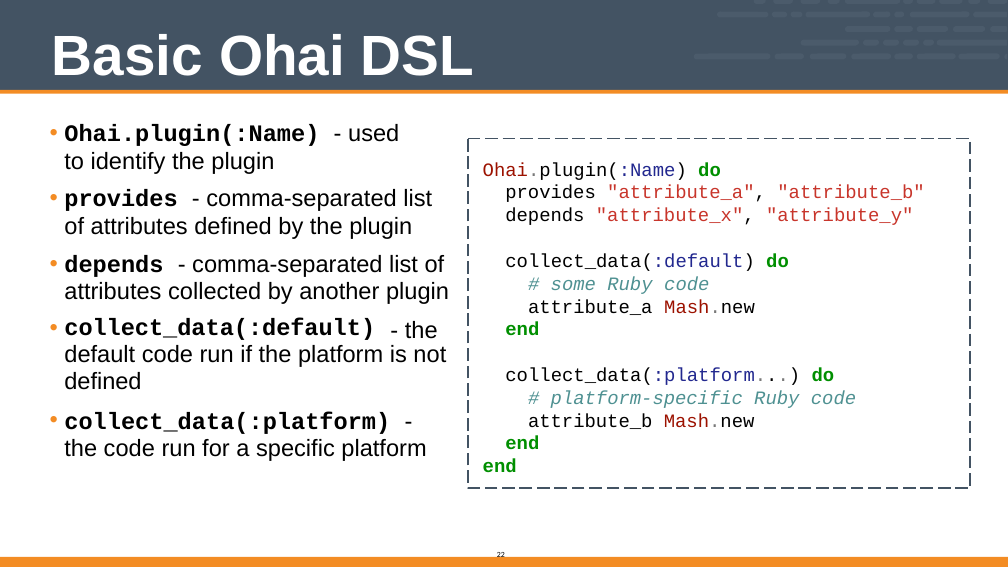
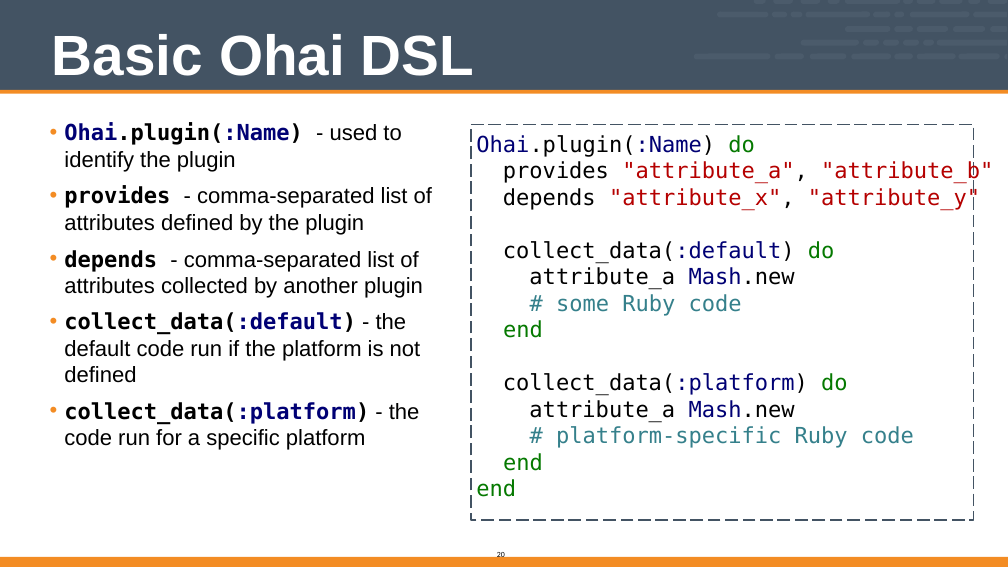
Before and after one commit to vinyar/chef-intermediate, a slide deck: slide 20 of Modules/06-Chef_Intermediate.pptx (slide 22 before the commit). Drawn at 1008x567 pixels with LibreOffice and Linux fonts; fonts in the diff are those of the drawing. Boxes give left, top, right and bottom in pixels: in the first picture for what was removed or moved away, otherwise in the second. Text is boxed around its words. In the diff, an @@ line names an element or a change of style, - is before the commit and + after.

```diff
--- a/Modules/06-Chef_Intermediate.pptx
+++ b/Modules/06-Chef_Intermediate.pptx
@@ text at box(64, 122, 432, 450): size 30 to 28 pt in "Ohai.plugin(:Name) - used to identify the plugin", "provides - comma-separated list of attributes defined ...", "depends - comma-separated list of attributes collected ...", "collect_data(:platform) - the code run for a ..."; font Courier New to DejaVu Sans Mono in "Ohai.plugin(:Name)", "provides", "depends", "collect_data(:platform)"; text colour #000000 to #000074 in "Ohai.plugin(:Name)", "collect_data(:platform)"; letter spacing -0.1 to 0 pt in "the for specific platform"; line spacing 35pt to 1; less space between paragraphs @@
@@ freeform shape: place and size @@
-freeform shape at box(468, 138, 970, 488)
+freeform shape at box(471, 124, 973, 519)
@@ text added at box(476, 135, 993, 497), 28 pt, text #000000 @@
+Ohai.plugin(:Name) do
+provides "attribute_a", "attribute_b"
+depends "attribute_x", "attribute_y"
+collect_data(:default) do
+attribute_a Mash.new
+# some Ruby code
+end
+collect_data(:platform) do
+attribute_a Mash.new
+# platform-specific Ruby code
+end
+end
@@ text removed at box(483, 162, 924, 225) @@
-Ohai.plugin(:Name) do
-provides "attribute_a", "attribute_b" depends "attribute_x", "attribute_y"
@@ text removed at box(505, 254, 789, 294) @@
-collect_data(:default) do
-# some Ruby
@@ text removed at box(505, 299, 652, 336) @@
-attribute_a
-end
@@ text removed at box(664, 276, 755, 314) @@
-code
-Mash.new
@@ text at box(64, 312, 421, 383): text changed; size 30 to 28 pt @@
-• collect_data(:default) default code run if the platform is not defined
+• collect_data(:default) - the default code run if the platform is not defined
@@ text removed at box(405, 321, 438, 339) @@
-- the
@@ text removed at box(483, 368, 856, 472) @@
-collect_data(:platform...) do
-# platform-specific Ruby code
-attribute_b Mash.new
-end end
```
Also in this commit, not shown: 36 other slides changed, 11 slides removed.
